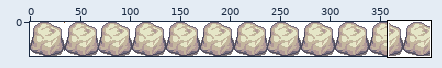
Sprite sheet -- assets/platform.png. Above, an overview of the earlier version with the close-up marked.
Close-up. Before the edit:
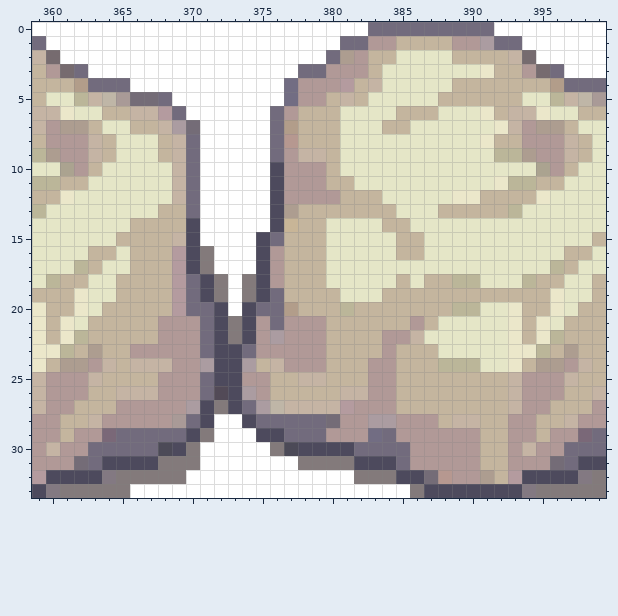
The file is 400x34 pixels. Colours within 5 levels of each other are drawn and written as one. Shown: x 359..399, y 0..33. The commit also changed other parts of the picture, which this record leaves out.
After:
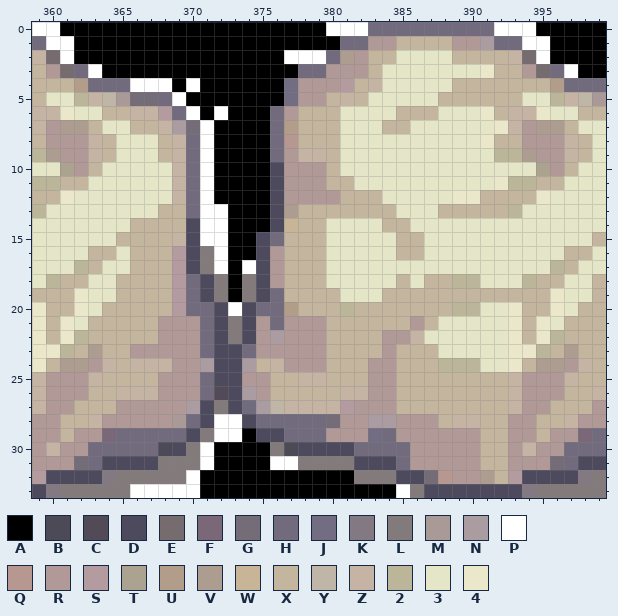
Palette (. is transparent): A #000000  B #4c4a57  C #524a57  D #4d4a5d  E #766b6f  F #7a6878  G #746c77  H #726b7d  J #726d83  K #837982  L #837a7b  M #a99a97  N #ab9ca1  P #ffffff  Q #b69890  R #b19997  S #b49b9f  T #aba390  U #b29d8a  V #ad9d90  W #c8b597  X #c4b59e  Y #bfb6a7  Z #c5b4a4  2 #bbb699  3 #e5e6c7  4 #ebe7ca
Changes in this commit:
@@ x 359..399 @@
- 0 PPPPPPPPPPPPPPPPPPPPPPPPHHHHHHHHHPPPPPPPP
- 1 HPPPPPPPPPPPPPPPPPPPPPHHRRXXXXRRNHHPPPPPP
- 2 ZEPPPPPPPPPPPPPPPPPPPHVRXX3333XXXXZEPPPPP
- 3 XREHPPPPPPPPPPPPPPPHHRRRX33333334XXREHPPP
- 4 XXXUHHHPPPPPPPPPPPJRRRSXZ33333XXXXXXXUHHH
- 5 X332ZYMGGHPPPPPPPPJRRXZX33333XXXXXX332ZYM
- 6 ZZ433XXZZSHPPPPPPHRXXX3333XXX3334XZZ433XX
- 7 ZRVVX33XXZNGPPPPPHUXXX333XX3333334ZRVVX33
- 8 XRRRZX333XZHPPPPPHQXXX33333333334XXRRRZX3
- 9 2VRRZX333XZHPPPPPHRZZX3333333333322VRRZX3
-10 33TRX33333ZHPPPPPDRRRX33333333333333TRX33
-11 22XX333333ZHPPPPPDRRRXX3333333333422XX333
-12 XX43333333ZHPPPPPDRRRRXXX3333344XXXX43333
-13 233333333XXHPPPPPDVXXXXXXX333XXXXX2333333
-14 3333333XXXXDPPPPPDWXX3333XX33333333333333
-15 333333XXXXZDPPPPDHXXX33333XX333333333333X
-16 3333XX3XXXSDLPPPDRXXX33333XX3333333333XX3
-17 3332X33XXXSDLPPPDRXXX33333333333333332X33
-18 32XX33XXXXSHDLPLDRXXX33333X3XX223332XX33X
-19 XXX433XXXXSHDLPLDHXXXX333XXXXXXXXXXXX433X
+ 0 PPAAAAAAAAAAAAAAAAAAAPPPHHHHHHHHHPPPAAAAA
+ 1 HPPAAAAAAAAAAAAAAAAAAAHHRRXXXXRRNHHPPAAAA
+ 2 ZEPAAAAAAAAAAAAAAAPPPHVRXX3333XXXXZEPAAAA
+ 3 XREHPAAAAAAAAAAAAAAHHRRRX33333334XXREHPAA
+ 4 XXXUHHHPPPAPAAAAAAJRRRSXZ33333XXXXXXXUHHH
+ 5 X332ZYMGGHPAAAAAAAJRRXZX33333XXXXXX332ZYM
+ 6 ZZ433XXZZSHPAPAAAHRXXX3333XXX3334XZZ433XX
+ 7 ZRVVX33XXZNGPAAAAHUXXX333XX3333334ZRVVX33
+ 8 XRRRZX333XZHPAAAAHQXXX33333333334XXRRRZX3
+ 9 2VRRZX333XZHPAAAAHRZZX3333333333322VRRZX3
+10 33TRX33333ZHPAAAADRRRX33333333333333TRX33
+11 22XX333333ZHPAAAADRRRXX3333333333422XX333
+12 XX43333333ZHPAAAADRRRRXXX3333344XXXX43333
+13 233333333XXHPPAAADVXXXXXXX333XXXXX2333333
+14 3333333XXXXDPPAAADWXX3333XX33333333333333
+15 333333XXXXZDPPAADHXXX33333XX333333333333X
+16 3333XX3XXXSDLPAADRXXX33333XX3333333333XX3
+17 3332X33XXXSDLPAPDRXXX33333333333333332X33
+18 32XX33XXXXSHDLALDRXXX33333X3XX223332XX33X
+19 XXX433XXXXSHDLALDHXXXX333XXXXXXXXXXXX433X
 20 4XX43XXXXXSHHDPDHHUXXX2XXXXXXX22334XX43XX
@@ x 369..386 @@
 28 MHDPPDHHHHHGRRNNRR
-29 HDLPPPDDHHHRRRJHRR
-30 DLPPPPPLBDDDDHHHHR
-31 LLPPPPPPPLLLLDDDHR
-32 LPPPPPPPPPPPPLLLDD
-33 PPPPPPPPPPPPPPPPPL
+29 HDLPPADDHHHRRRJHRR
+30 DLPAAAALBDDDDHHHHR
+31 LLPAAAAPPLLLLDDDHR
+32 LPAAAAAAAAAAALLLDD
+33 PPAAAAAAAAAAAAAAPL
Boxes around the changes in both close-ups, in picture pixels (x1, y1, x2, y2):
changed: (60, 22, 340, 302)
changed: (536, 22, 606, 78)
changed: (200, 428, 396, 498)
